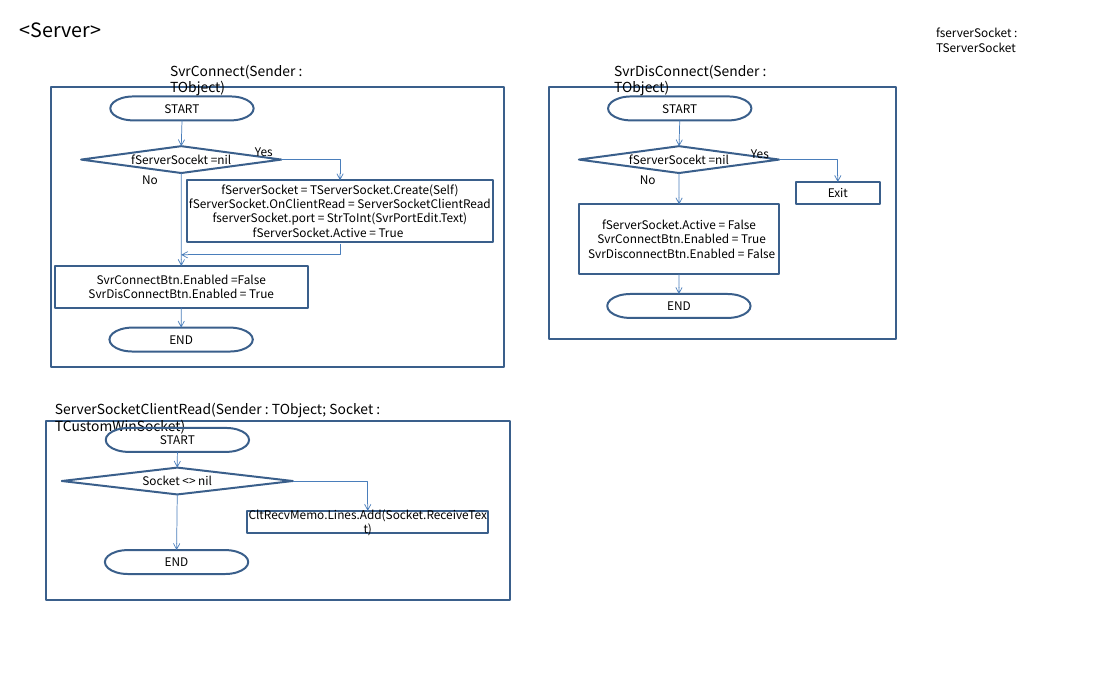
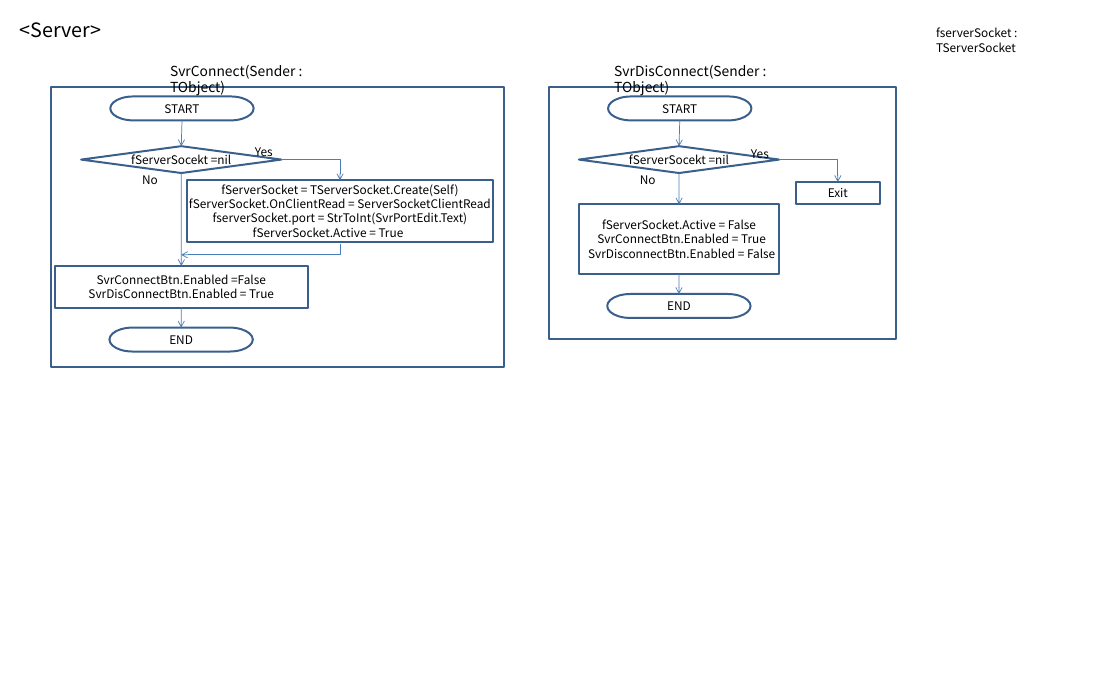
Before and after one commit to hyejoonjung/StudyDelphi, a slide deck: slide 2 of 0218SocketTest_Design2/SocketTest2.pptx. Drawn at 1120x700 pixels with LibreOffice and Linux fonts; fonts in the diff are those of the drawing. Boxes give left, top, right and bottom in pixels: in the first picture for what was removed or moved away, otherwise in the second. Text is boxed around its words. In the diff, an @@ line names an element or a change of style, - is before the commit and + after.

```diff
--- a/0218SocketTest_Design2/SocketTest2.pptx
+++ b/0218SocketTest_Design2/SocketTest2.pptx
@@ text removed at bbox=[55, 403, 373, 435] @@
-ServerSocketClientRead(Sender : TObject; Socket : TCustomWinSocket)
@@ rectangle removed at bbox=[46, 421, 510, 600] @@
@@ pill shape removed at bbox=[106, 428, 250, 452] @@
-START
@@ diamond removed at bbox=[62, 468, 293, 495] @@
-Socket <> nil
@@ arrow removed from (178, 452) to (177, 468) @@
@@ arrow removed from (177, 494) to (176, 550) @@
@@ elbow arrow removed from (293, 481) to (368, 511) @@
@@ rectangle removed at bbox=[247, 511, 489, 533] @@
-CltRecvMemo.Lines.Add(Socket.ReceiveText)
@@ pill shape removed at bbox=[105, 550, 249, 575] @@
-END
```
Also in this commit, not shown: 2 other slides changed, 2 slides added, 1 slide removed, 32 other files.
